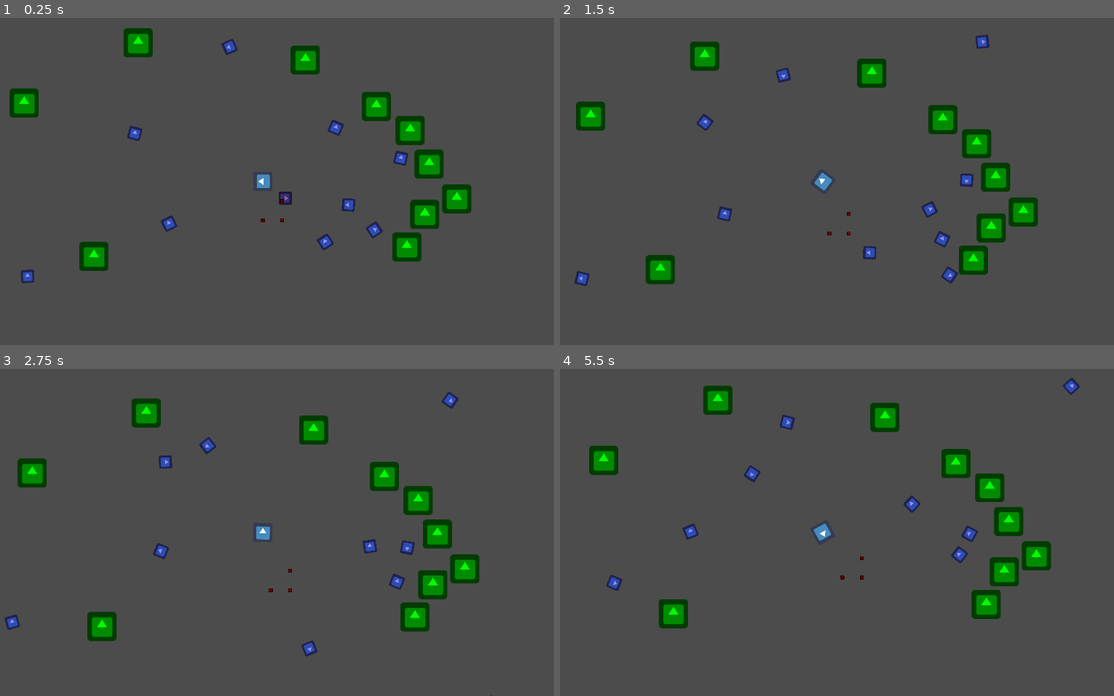
Above: before the commit, frames 1-4 (two rows, left to right).
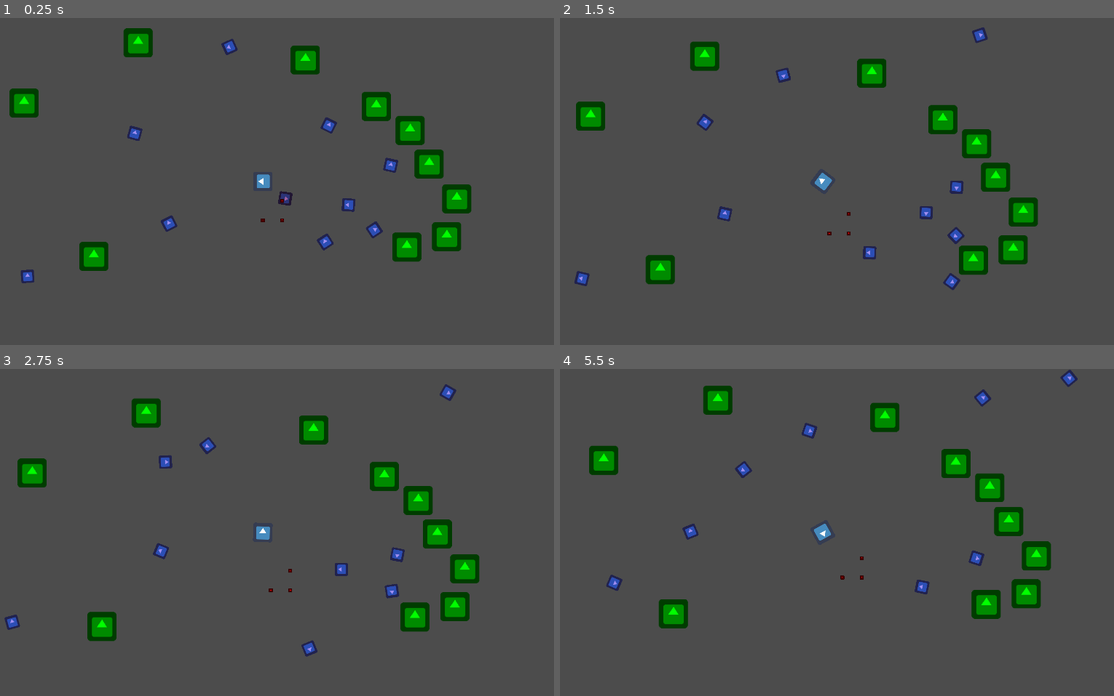
Above: after the commit, the same moments.

Repository: ebrahimebrahim/hungry_and_slow
Game: Godot game, scene res://Main.tscn
Two runs of this game, one before a commit and one after it. Both use one fixed random seed, a clock stepped at 60 frames per second and the inputs below. The engine's default icon, where the game draws it, is replaced by a stand-in: a white triangle on a blue panel in a dark square.
Inputs (mouse positions are in pixels of both pictures, inside the frame that each line leads up to):
- Up to frame 1 (0.25 s): no input
- Up to frame 2 (1.5 s): move the mouse to (953, 165) at 0.52 s; click (953, 165) at 0.67 s; move the mouse to (704, 197) at 1.27 s; click (704, 197) at 1.42 s
- Up to frame 3 (2.75 s): move the mouse to (321, 460) at 2.02 s; click (321, 460) at 2.17 s
- Up to frame 4 (5.5 s): move the mouse to (792, 597) at 2.77 s; click (792, 597) at 2.92 s; move the mouse to (997, 581) at 3.52 s; click (997, 581) at 3.67 s; move the mouse to (648, 483) at 4.27 s; click (648, 483) at 4.42 s; move the mouse to (853, 532) at 5.02 s; click (853, 532) at 5.17 s

The runs differ from the first frame. In frame 1, 1.2% of the frame differs, in the area x 50-84%, y 30-72%; in frame 2, 1.6%; in frame 3, 1.6%; in frame 4, 2.0%, in the area x 31-94%, y 0-74%.

Commit message:
make obstacle avoidance collision layer and use area2Ds for this

Diff:
--- a/hungry_and_slow/Main.tscn
+++ b/hungry_and_slow/Main.tscn
@@ -12,6 +12,9 @@
 
 [node name="Main" type="Node"]
 script = ExtResource( 5 )
+
+[node name="TileMap" type="TileMap" parent="."]
+format = 1
 
 [node name="Background Junk" type="Node2D" parent="."]
 position = Vector2( 1.52588e-05, 0 )
@@ -32,7 +35,7 @@
 position = Vector2( -557.133, 247.398 )
 
 [node name="Tree6" parent="Background Junk" instance=ExtResource( 6 )]
-position = Vector2( 533.757, 109.089 )
+position = Vector2( 606.275, 182.05 )
 
 [node name="Tree7" parent="Background Junk" instance=ExtResource( 6 )]
 position = Vector2( 485.641, -168.504 )
@@ -63,7 +66,7 @@
 position = Vector2( 299.021, 77.3592 )
 
 [node name="Prey6" parent="PreyList" instance=ExtResource( 4 )]
-position = Vector2( 453.96, -76.9451 )
+position = Vector2( 420.811, -53.6181 )
 
 [node name="Prey7" parent="PreyList" instance=ExtResource( 4 )]
 position = Vector2( -99.7888, -446.64 )
@@ -81,6 +84,7 @@
 "player",
 ]]
 z_index = 5
+collision_layer = 3
 script = ExtResource( 2 )
 direction_vec = Vector2( -1, 0 )
 
--- a/hungry_and_slow/Prey.gd
+++ b/hungry_and_slow/Prey.gd
@@ -5,6 +5,7 @@
 
 const TreeStructure = preload("res://TreeStructure.gd")
 onready var state : TreeStructure = PreyStates.idle_stopped
+const obstacle_layer : int = 2
 
 # Used for running_away
 var things_running_away_from : Array = [] # array of bodies
@@ -25,7 +26,7 @@
 
 
 func _physics_process(delta):
-	var space_state = get_world_2d().direct_space_state
+	var space_state : Physics2DDirectSpaceState = get_world_2d().direct_space_state
 
 	if state.IS(PreyStates.idle):
 		if state.IS(PreyStates.idle_stopped):
@@ -52,7 +53,7 @@
 	# "viewcone" r and Delta_theta (the cone angle is actually 2*Delta_theta)
 	var Delta_theta : float = PI/4
 
-	var result = space_state.intersect_ray(position,position+r*direction_vec,[self])
+	var result = space_state.intersect_ray(position,position+r*direction_vec,[self],obstacle_layer,true,true)
 	if not result: return
 	if not result.collider: return
 
@@ -98,9 +99,9 @@
 	var q1 = p1 + r*direction_vec.rotated(angle)
 	var q2 = p2 + r*direction_vec.rotated(angle)
 	var q3 = p3 + r*direction_vec.rotated(angle)
-	var result1 = space_state.intersect_ray(p1,q1,[self])
-	var result2 = space_state.intersect_ray(p2,q2,[self])
-	var result3 = space_state.intersect_ray(p3,q3,[self])
+	var result1 = space_state.intersect_ray(p1,q1,[self], obstacle_layer,true,true)
+	var result2 = space_state.intersect_ray(p2,q2,[self], obstacle_layer,true,true)
+	var result3 = space_state.intersect_ray(p3,q3,[self], obstacle_layer,true,true)
 	return result1 or result2 or result3
 
 
--- a/hungry_and_slow/Prey.tscn
+++ b/hungry_and_slow/Prey.tscn
@@ -10,6 +10,7 @@
 radius = 200.0
 
 [node name="Prey" type="KinematicBody2D"]
+collision_layer = 3
 script = ExtResource( 1 )
 __meta__ = {
 "_edit_group_": true
--- a/hungry_and_slow/Tree.tscn
+++ b/hungry_and_slow/Tree.tscn
@@ -1,9 +1,12 @@
-[gd_scene load_steps=3 format=2]
+[gd_scene load_steps=4 format=2]
 
 [ext_resource path="res://icon.png" type="Texture" id=1]
 
 [sub_resource type="RectangleShape2D" id=1]
 extents = Vector2( 48.0412, 47.8591 )
+
+[sub_resource type="RectangleShape2D" id=2]
+extents = Vector2( 69.0911, 69.1949 )
 
 [node name="Tree" type="StaticBody2D"]
 
@@ -14,3 +17,9 @@
 
 [node name="CollisionShape2D" type="CollisionShape2D" parent="."]
 shape = SubResource( 1 )
+
+[node name="ObstacleAvoid" type="Area2D" parent="."]
+collision_layer = 2
+
+[node name="CollisionShape2D" type="CollisionShape2D" parent="ObstacleAvoid"]
+shape = SubResource( 2 )
--- a/hungry_and_slow/project.godot
+++ b/hungry_and_slow/project.godot
@@ -33,6 +33,10 @@
 window/stretch/mode="viewport"
 window/stretch/aspect="keep"
 
+[layer_names]
+
+2d_physics/layer_2="obstacle"
+
 [rendering]
 
 environment/default_environment="res://default_env.tres"
